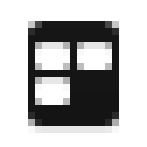
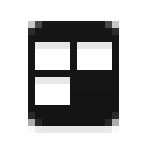
The second 147px x 147px image is a revision of the first. Changes to its layers:
pixels changed over [35, 42, 112, 105] (layer not identified)
